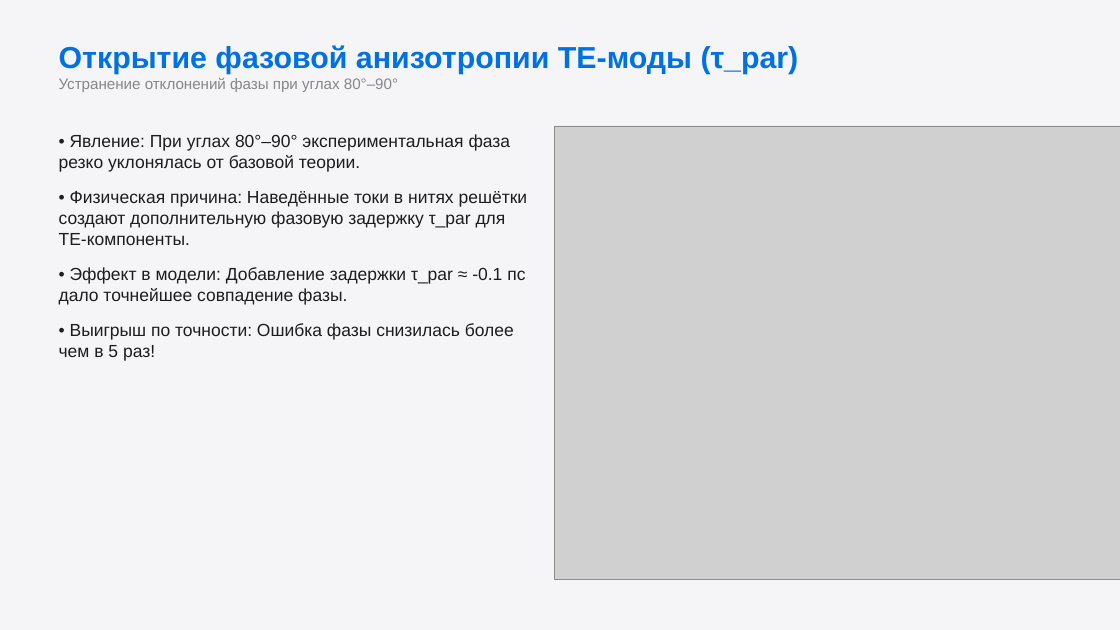
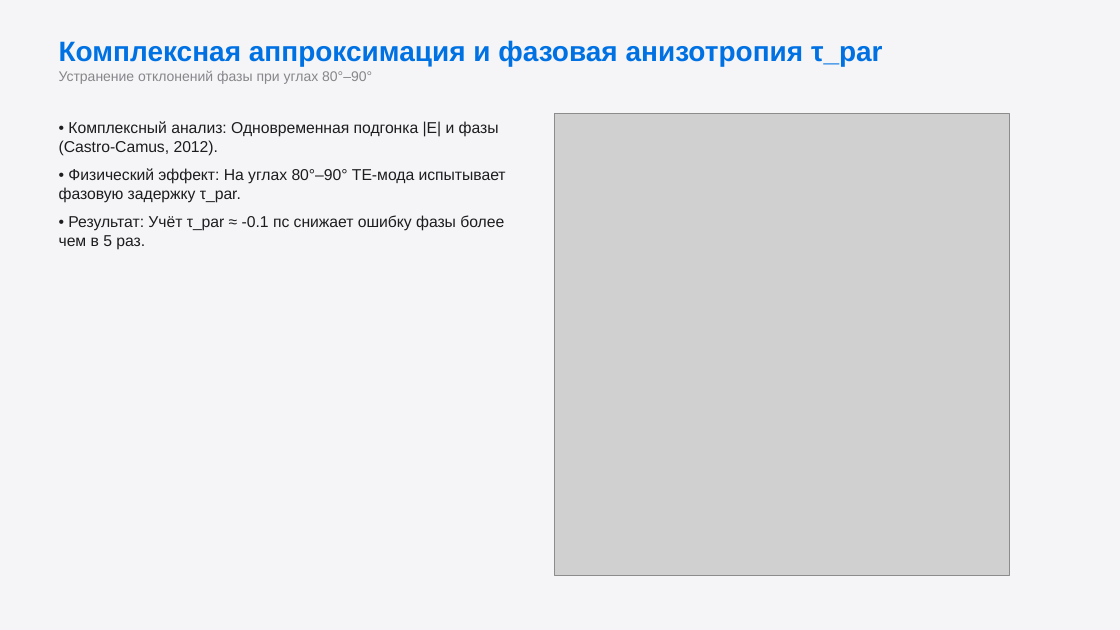
Before and after one commit to brattri3/THz-Unified-Optimizer, a slide deck: slide 4 of docs/artifacts/presentation_v2.pptx. Drawn at 1120x630 pixels with LibreOffice and Linux fonts; fonts in the diff are those of the drawing; grey boxes stand for pictures. Boxes give left, top, right and bottom in pixels: in the first picture for what was removed or moved away, otherwise in the second. Text is boxed around its words. In the diff, an @@ line names an element or a change of style, - is before the commit and + after.

```diff
--- a/docs/artifacts/presentation_v2.pptx
+++ b/docs/artifacts/presentation_v2.pptx
@@ text at (x1=59, y1=40, x2=883, y2=66): text changed; size 26 to 24 pt @@
-Открытие фазовой анизотропии TE-моды (τ_par)
+Комплексная аппроксимация и фазовая анизотропия τ_par
@@ text at (x1=59, y1=71, x2=372, y2=84): size 13 to 12 pt in "Устранение отклонений фазы при углах 80°–90°" @@
@@ picture resized from (x1=555, y1=126, x2=1120, y2=580) to (x1=555, y1=113, x2=1010, y2=576) @@
@@ text at (x1=59, y1=121, x2=506, y2=250): text changed; size 15 to 13.5 pt @@
-• Явление: При углах 80°–90° экспериментальная фаза резко уклонялась от базовой теории.
-• Физическая причина: Наведённые токи в нитях решётки создают дополнительную фазовую задержку τ_par для TE-компоненты.
-• Эффект в модели: Добавление задержки τ_par ≈ -0.1 пс дало точнейшее совпадение фазы.
-• Выигрыш по точности: Ошибка фазы снизилась более чем в 5 раз!
+• Комплексный анализ: Одновременная подгонка |E| и фазы (Castro-Camus, 2012).
+• Физический эффект: На углах 80°–90° TE-мода испытывает фазовую задержку τ_par.
+• Результат: Учёт τ_par ≈ -0.1 пс снижает ошибку фазы более чем в 5 раз.
```
Also in this commit, not shown: 8 other slides changed, 4 other files.
